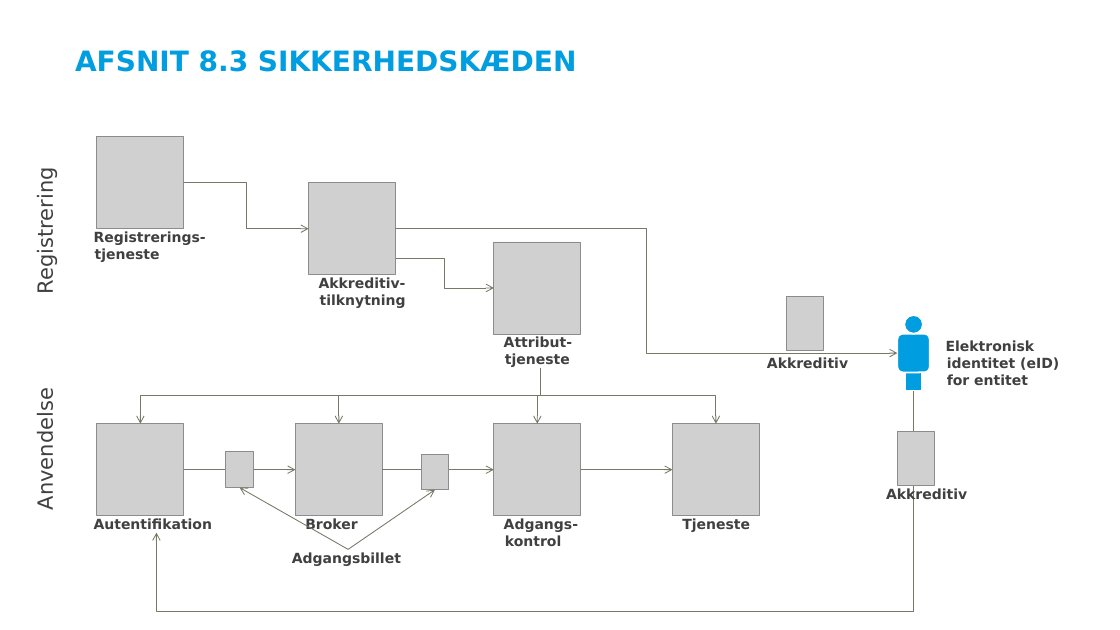
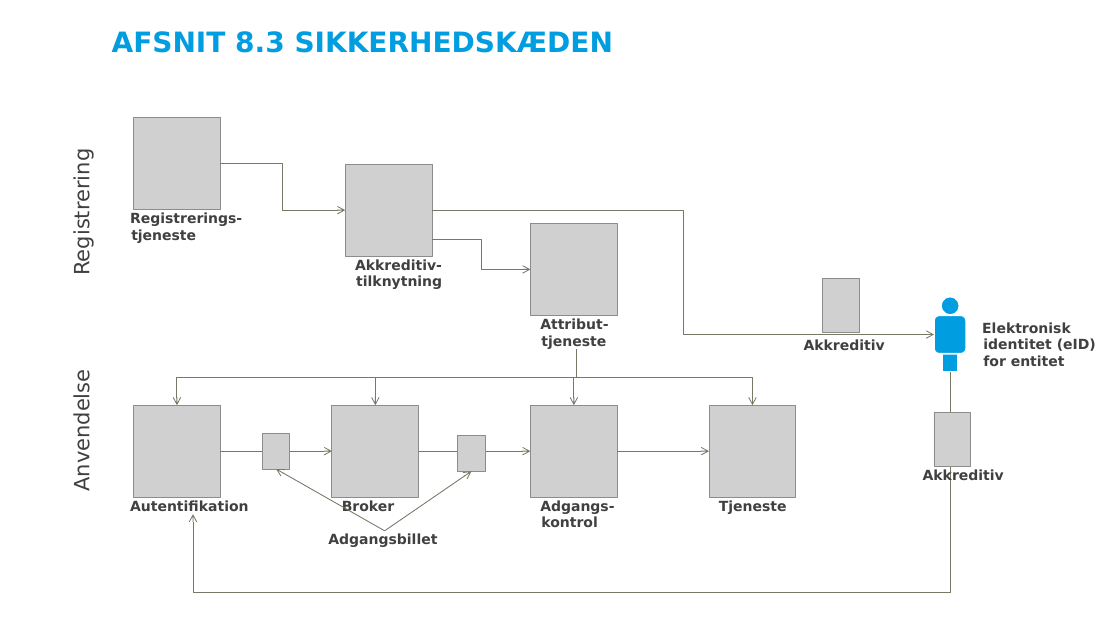
Before and after one commit to digst/trust, a slide deck: slide 21 of Rambøll figurer.pptx. Drawn at 1120x630 pixels with LibreOffice and Linux fonts; fonts in the diff are those of the drawing; grey boxes stand for pictures; background and template pictures are left out. Boxes give left, top, right and bottom in pixels: in the first picture for what was removed or moved away, otherwise in the second. Text is boxed around its words. In the diff, an @@ line names an element or a change of style, - is before the commit and + after.

```diff
--- a/Rambøll figurer.pptx
+++ b/Rambøll figurer.pptx
@@ 13 texts, 11 pictures, 8 elbow arrows, 5 arrows, 1 title, 1 rectangle, 1 ellipse, 1 rounded rectangle: place and size @@
-13 texts, 11 pictures, 8 elbow arrows, 5 arrows, 1 title, 1 rectangle, 1 ellipse, 1 rounded rectangle at <box>33,50,1059,612</box>
+13 texts, 11 pictures, 8 elbow arrows, 5 arrows, 1 title, 1 rectangle, 1 ellipse, 1 rounded rectangle at <box>70,31,1096,593</box>
```
Also in this commit, not shown: 1 slide added, 1 other file.
